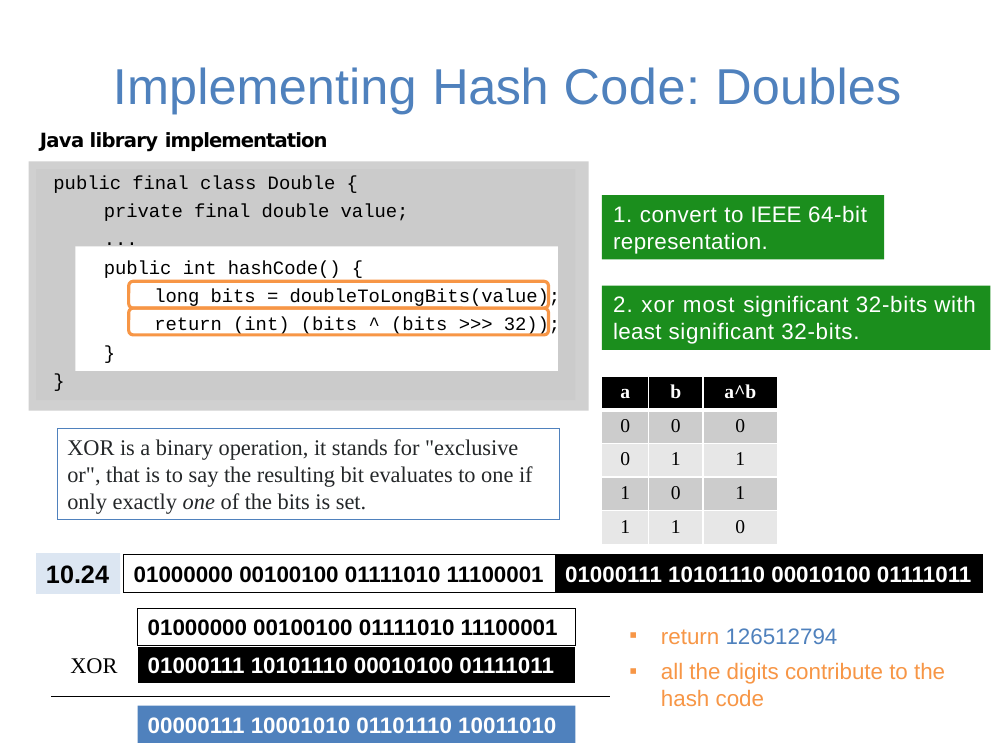
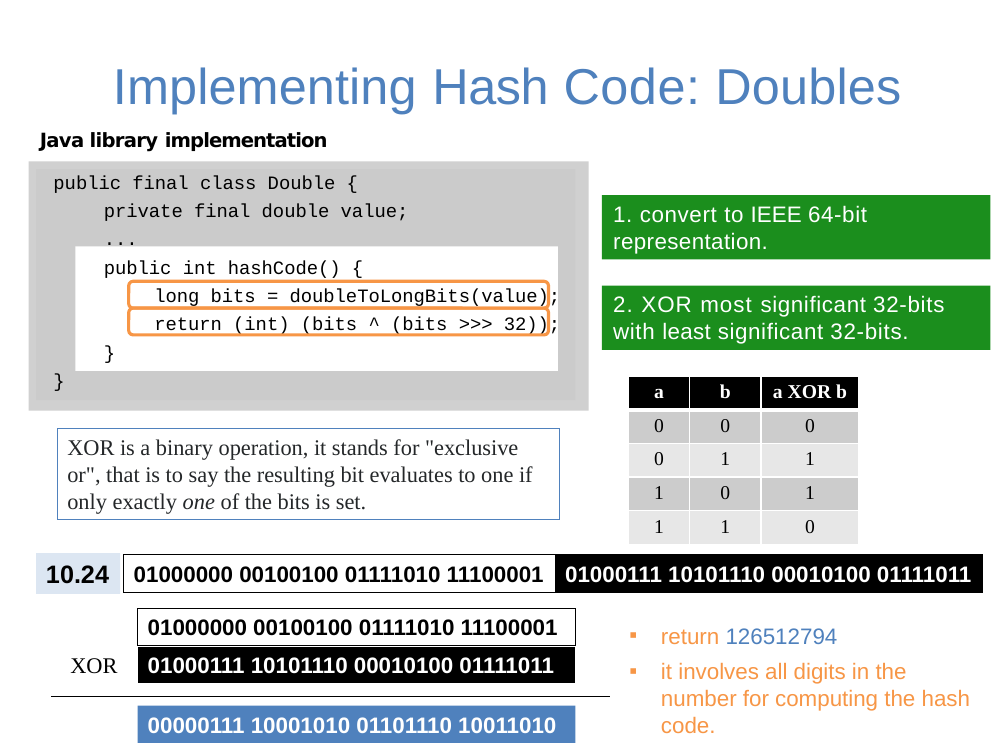
Before and after one commit to guhofstra/CSC111Fa25, a slide deck: slide 9 of PPTs/Lecture 7-hash table.pptx. Drawn at 1008x756 pixels with LibreOffice and Linux fonts; fonts in the diff are those of the drawing; grey boxes stand for pictures. Boxes give left, top, right and bottom in pixels: in the first picture for what was removed or moved away, otherwise in the second. Text is boxed around its words. In the diff, an @@ line names an element or a change of style, - is before the commit and + after.

```diff
--- a/PPTs/Lecture 7-hash table.pptx
+++ b/PPTs/Lecture 7-hash table.pptx
@@ rectangle "1. convert to IEEE 64-bit ...": place and size @@
-rectangle "1. convert to IEEE 64-bit ..." at [602, 196, 884, 260]
+rectangle "1. convert to IEEE 64-bit ..." at [602, 196, 991, 260]
@@ text in rectangle at [613, 295, 944, 344]: text changed @@
-2. xor most significant 32-bits with least significant 32-bits.
+2. XOR most significant 32-bits with least significant 32-bits.
@@ table at [628, 376, 859, 544] @@
-row 1, column 3: a^b
+row 1, column 3: a XOR b
@@ table: place and size @@
-table at [602, 376, 777, 544]
+table at [628, 376, 859, 544]
@@ text at [661, 662, 970, 733]: text changed @@
-▪ all the digits contribute to the hash code
+▪ it involves all digits in the number for computing the hash code.
```
Also in this commit, not shown: 11 other slides changed, 9 other files.
